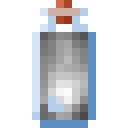
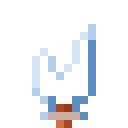
The second (128, 128) image is a revision of the first. Changes to its layers:
added layer "broken" in group "Door" over bbox(32, 24, 96, 128)
hid "bottle" over bbox(32, 0, 96, 128)
hid "fluidbase" over bbox(40, 32, 88, 120)
